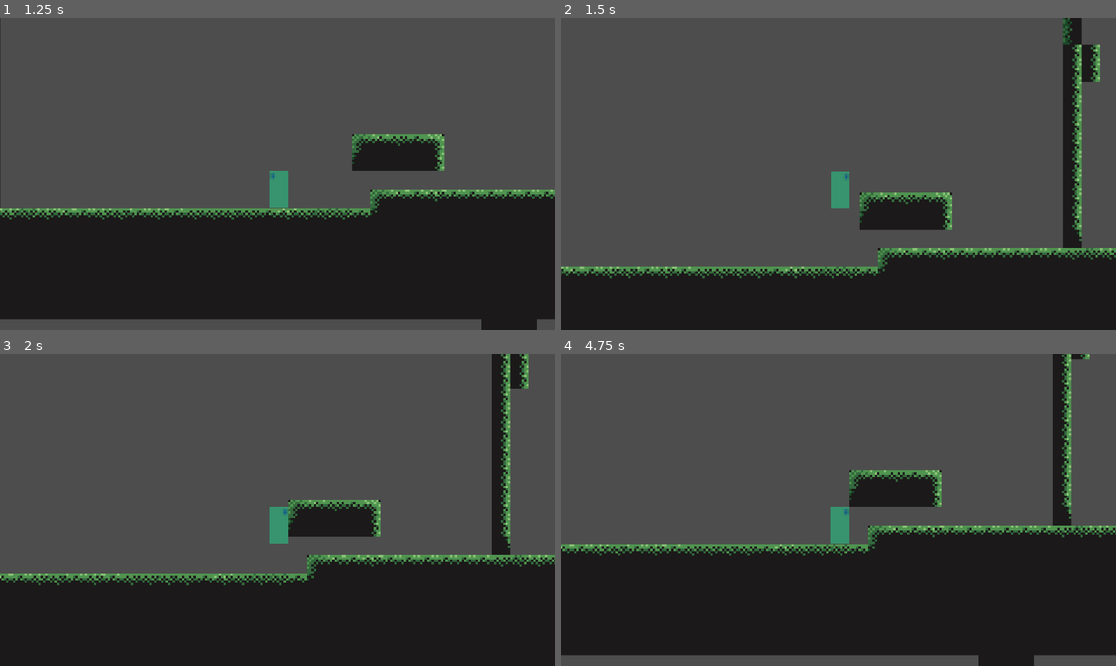
Above: before the commit, frames 1-4 (two rows, left to right).
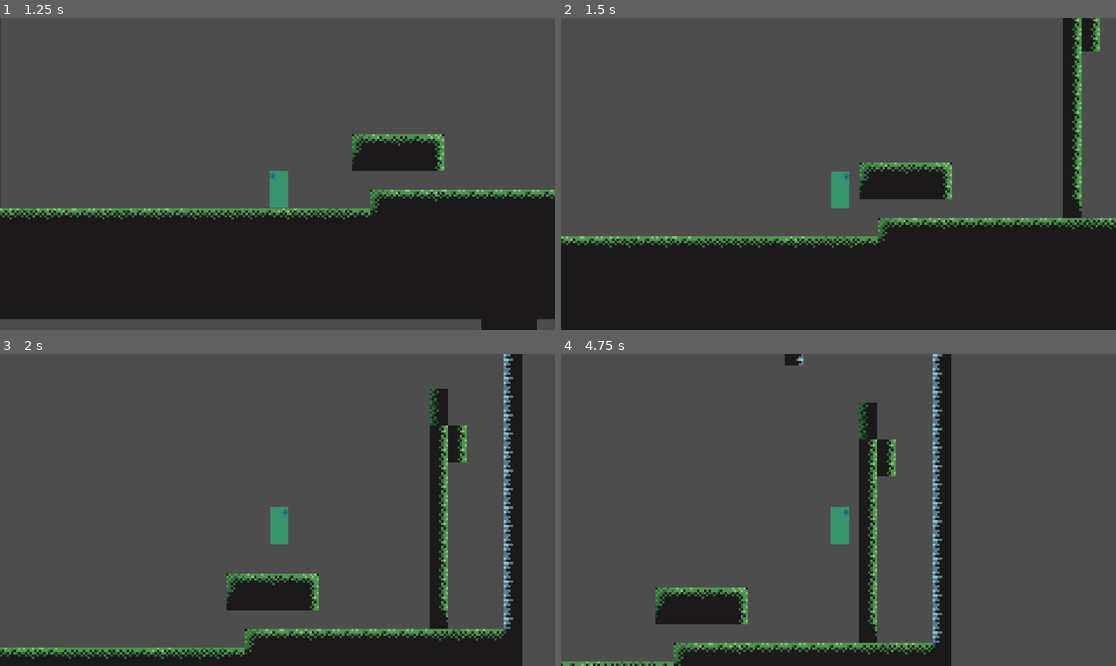
Above: after the commit, the same moments.

Repository: Realloush/Rasmuskel-inc.
Game: Godot game, scene res://scenes/MainMenu.tscn
Same seed, same stepped clock (60 frames per second), same inputs: the game is played once before the commit and once after it.
Inputs:
- Up to frame 1 (1.25 s): click "Play" at 0.5 s
- Up to frame 2 (1.5 s): tap Enter (ui_accept) at 1.25 s; hold D (ui_right) from 1.28 s (still down); tap Shift (shift) at 1.35 s
- Up to frame 3 (2 s): keep holding D (ui_right); tap Enter (ui_accept) at 1.52 s
- Up to frame 4 (4.75 s): tap Shift (shift) every 0.75 s from 2.1 to 4.35 s; tap Enter (ui_accept) at 2.27, 2.75, 3.77, 4.52 s; release D (ui_right) at 2.78 s; hold A (ui_left) 2.78-3.53 s; hold D (ui_right) from 3.53 s (still down)

Frame 1 is identical in both runs. In frame 2, 16% of the frame differs, in the area x 0-100%, y 0-84%; in frame 3, 31%; in frame 4, 43%, in the area x 0-100%, y 0-100%.

Commit message:
Update
Walljump fixed?

primative dash

Diff:
--- a/scenes/player.tscn
+++ b/scenes/player.tscn
@@ -27,7 +27,7 @@
 one_shot = true
 
 [node name="WallJump" type="Timer" parent="."]
-wait_time = 0.09
+wait_time = 0.05
 one_shot = true
 
 [node name="RayCast2D" type="RayCast2D" parent="."]
@@ -37,4 +37,7 @@
 [node name="RayCast2D2" type="RayCast2D" parent="."]
 target_position = Vector2(15, 0)
 
+[node name="DashTimer" type="Timer" parent="."]
+wait_time = 1.52
+
 [connection signal="timeout" from="WallJump" to="." method="_on_wall_jump_timeout"]
--- a/script/player.gd
+++ b/script/player.gd
@@ -23,7 +23,7 @@
 var can_double_jump = true
 
 #Wall Jump
-const wall_jump_pushback = 1500
+const wall_jump_pushback = 4000
 const wall_jump_velocity = Vector2(900, -1500)
 var can_walljump = false
 var is_wall_jumping = false
@@ -55,10 +55,10 @@
 
 
 	if Input.is_action_just_pressed("ui_right"):
-
+		direction_facing = -1
 		$Sprite2D.flip_h = true
 	if Input.is_action_just_pressed("ui_left"):
-
+		direction_facing = 1
 		$Sprite2D.flip_h = false
 	# Double Jump
 	#if Input.is_action_just_pressed("ui_accept") and not is_on_floor() and can_double_jump:
@@ -103,6 +103,7 @@
 	coyote_jump()
 	Jump()
 	move_and_slide()
+	dash()
 
 
 
@@ -189,3 +190,11 @@
 	else:
 		can_walljump=false
 		return false
+
+func dash():
+	if Input.is_action_just_pressed("shift"):
+		if direction_facing == -1:
+			velocity.x = 10000
+		if direction_facing == 1:
+			velocity.x= -10000
+		velocity.y =0
Binary file added: art/TileMap/Helltile1.png
Not shown, added: art/TileMap/Helltile1.png.import
